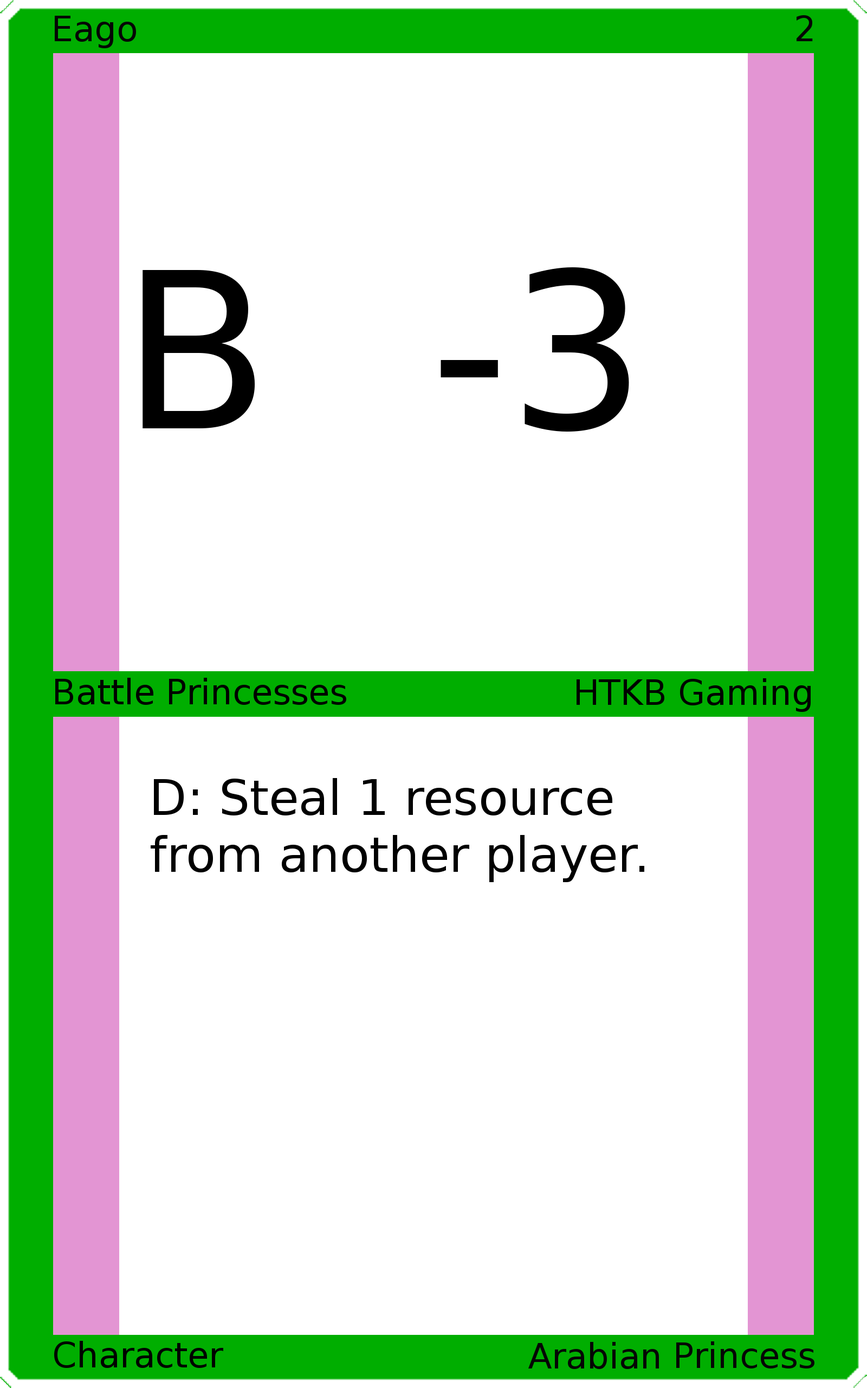
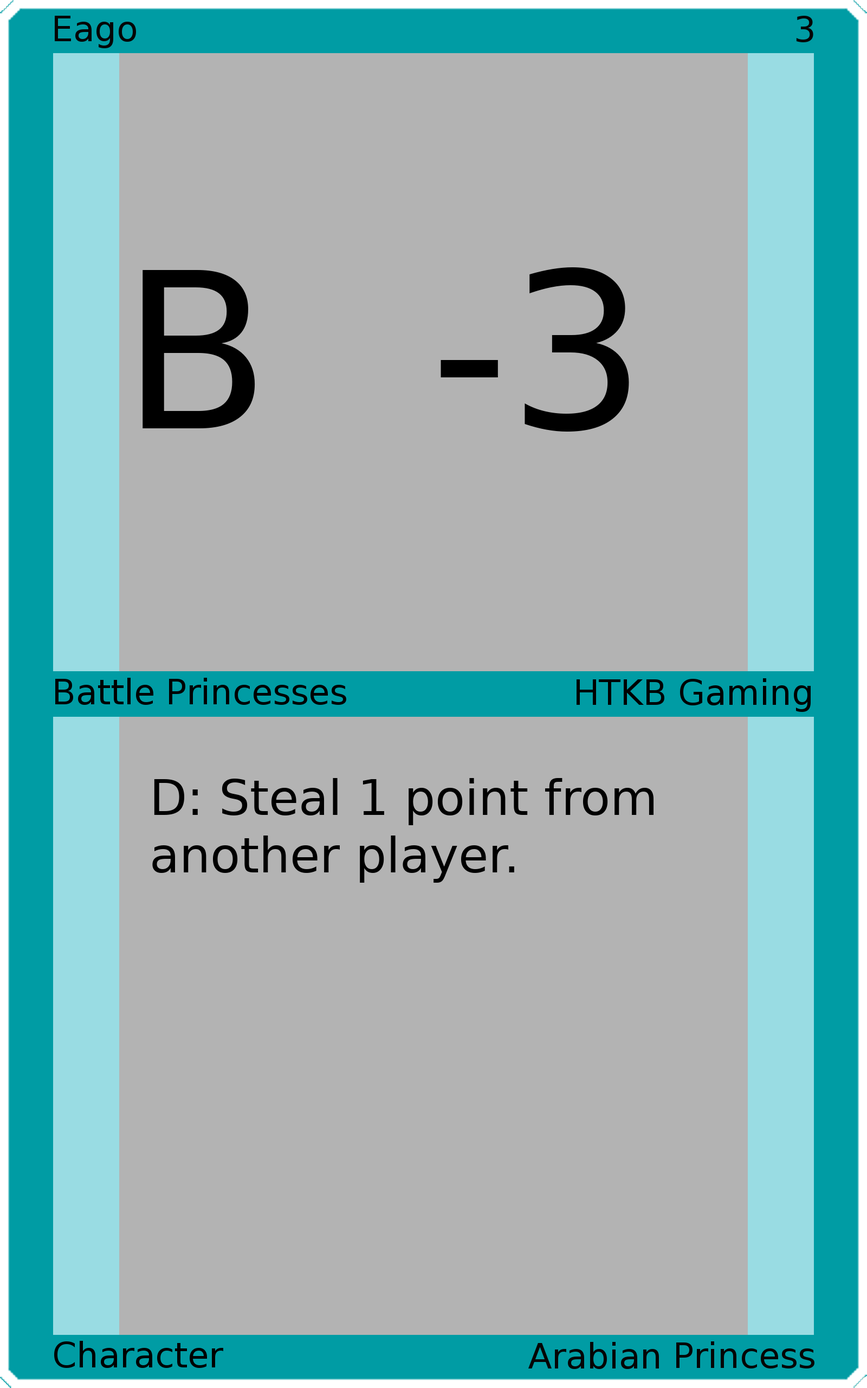
Comparing the layer stacks of the two 867px x 1388px images. Changes:
painted on "Upper Right" over 796, 15, 814, 43
painted on "Card Text" over 150, 777, 655, 883
painted on "Border" over 0, 0, 867, 1388
painted on "Top Background" over 119, 52, 748, 673
painted on "Bottom Background" over 119, 715, 748, 1336
painted on "Background" over 35, 35, 832, 1352
